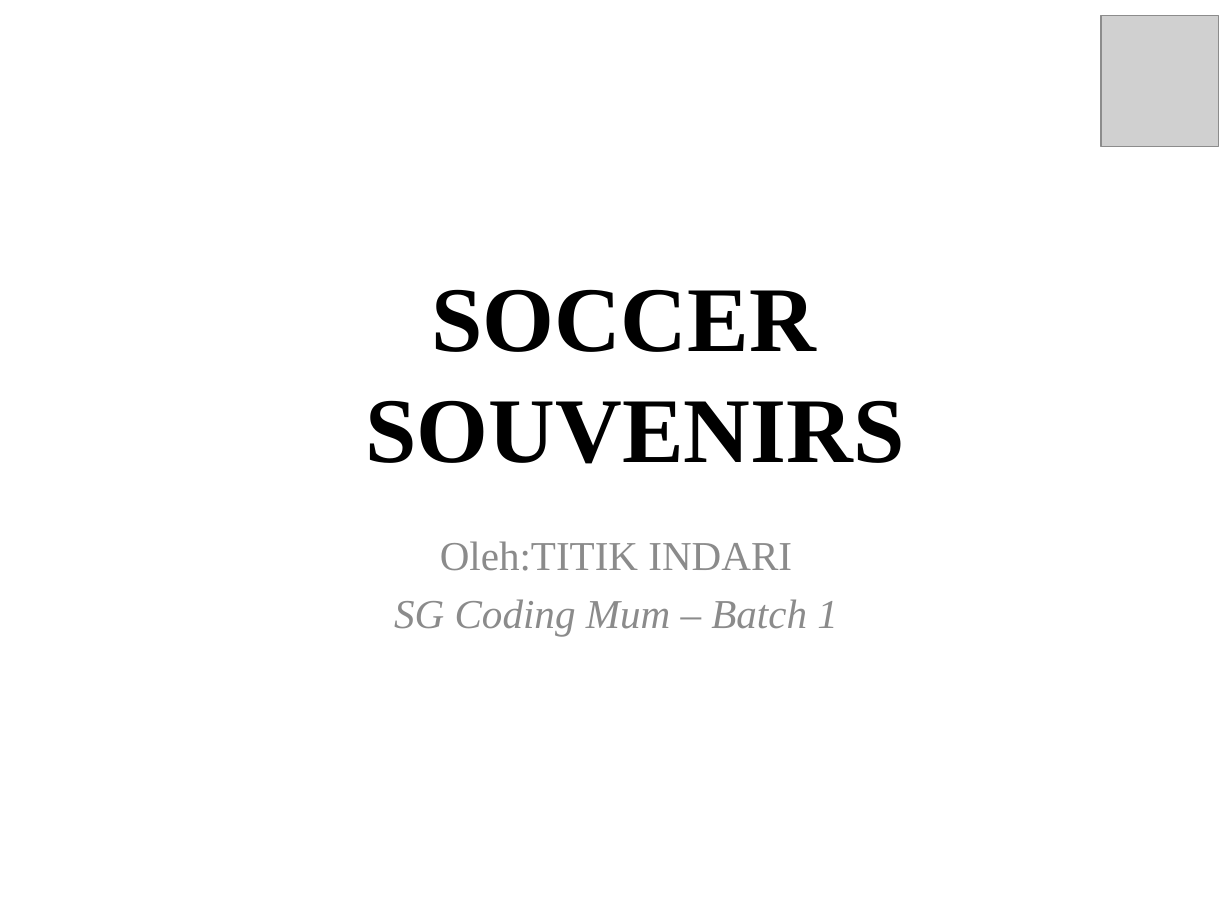
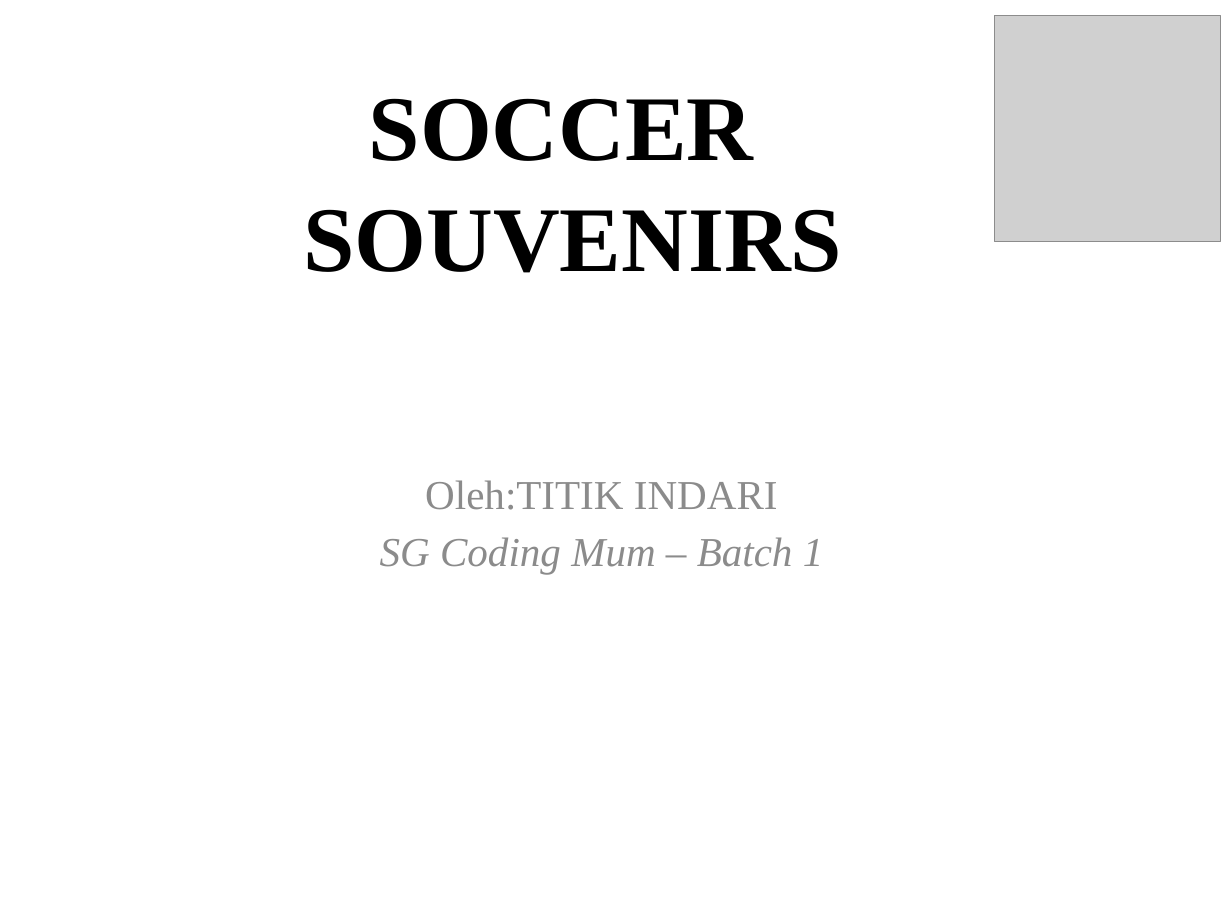
Before and after one commit to IOInspire/SGCodingMum, a slide deck: slide 1 of Titin/Power poin.pptx. Drawn at 1232x924 pixels with LibreOffice and Linux fonts; fonts in the diff are those of the drawing; grey boxes stand for pictures; background and template pictures are left out. Boxes give left, top, right and bottom in pixels: in the first picture for what was removed or moved away, otherwise in the second. Text is boxed around its words. In the diff, an @@ line names an element or a change of style, - is before the commit and + after.

```diff
--- a/Titin/Power poin.pptx
+++ b/Titin/Power poin.pptx
@@ title "SOCCER SOUVENIRS" moved from (x1=366, y1=289, x2=905, y2=464) to (x1=303, y1=98, x2=842, y2=273) @@
@@ picture added at (x1=994, y1=16, x2=1220, y2=241) @@
@@ picture removed at (x1=1101, y1=16, x2=1218, y2=147) @@
@@ subtitle "Oleh:TITIK INDARI" moved from (x1=394, y1=541, x2=838, y2=636) to (x1=380, y1=480, x2=824, y2=574) @@
```
Also in this commit, not shown: 5 slides added, 5 slides removed, 26 other files.
